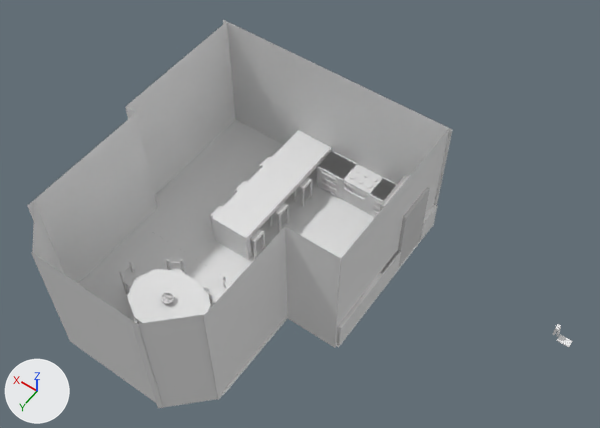
One commit to the FBX model Global Game Jam 2019/Assets/Models/cocina.FBX: the scene before it, then after it.
The view is the same before and after, from a 50 mm lens placed at (7.26, 9.1, 12.96), pointed at (12.32, 2.01, 1.82). Lighting does not change. The marker at lower left points along +X, +Y and +Z. Where no turn or scale is listed for an object, it has been applied to the vertices.
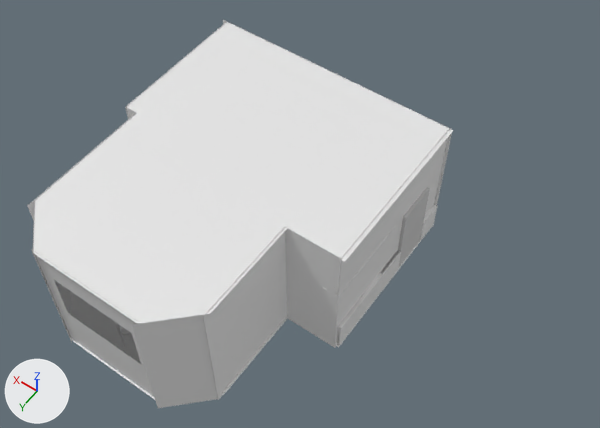
Where the newer file only moved an object's origin or applied its transform, the numbers keep the older frame.

Where the change shows, as pixel boxes (x1, y1, x2, y2) in the pictures (600 x 428 px):
'Plane021', added: after (33, 22, 453, 324)
'Plane005', deleted: before (31, 252, 163, 408)
'Plane015', turned: (335, 128, 450, 347) in both
'Box136', added: after (31, 249, 154, 397)
'Box067', moved, rescaled (not visible afterwards): before (558, 335, 572, 346)
'Box069', moved, rescaled: before (553, 324, 559, 335); after (329, 283, 335, 294)
'Box070', moved, rescaled (not visible afterwards): before (556, 325, 561, 337)
'Box068', moved, rescaled (not visible afterwards): before (554, 325, 560, 335)
part 1 of me_mesh_065, cut back: before (191, 65, 227, 152)
'Plane010', unchanged, covered by the edit: before (78, 119, 420, 396); after (71, 192, 420, 400)
'Plane020', unchanged, covered by the edit: before (223, 20, 453, 227); after (223, 20, 452, 227)
'Plane018', unchanged, covered by the edit: before (27, 113, 157, 283); after (27, 113, 136, 231)
'Box060', unchanged, covered by the edit: before (212, 130, 332, 260)

Diff of the bpy script that builds the scene:
```diff
--- a/Global Game Jam 2019/Assets/Models/cocina.FBX.py
+++ b/Global Game Jam 2019/Assets/Models/cocina.FBX.py
@@ me_mesh_065 @@
-me_mesh_065.from_pydata(...)  # 1681 vertices, 1600 faces; spans x 0.0, y -1.42..1.42, z -1.37..1.37
+me_mesh_065.from_pydata(...)  # 1425 vertices, 2632 faces; spans x 0.0, y -1.42..1.42, z -1.37..1.37
+# me_mesh_065 part 1: 324 vertices removed from x 0.0, y -1.06..-0.28, z -1.37..0.41; 68 vertices added at x 0.0, y -1.12..-0.24, z -1.37..0.46
@@ me_mesh_126_1 @@
+me_mesh_126_1 = me_mesh_132.copy(); me_mesh_126_1.name = 'Mesh.126'  # the mesh of ob_box118
@@ me_mesh_127_1 @@
+me_mesh_127_1 = me_mesh_143.copy(); me_mesh_127_1.name = 'Mesh.127'  # the mesh of ob_box129
@@ me_mesh_137_1 @@
+me_mesh_137_1 = me_mesh_143.copy(); me_mesh_137_1.name = 'Mesh.137'  # the mesh of ob_box129
@@ me_mesh_124_1 @@
+me_mesh_124_1 = me_mesh_143.copy(); me_mesh_124_1.name = 'Mesh.124'  # the mesh of ob_box129
@@ ob_box069 @@
 ob_box069 = bpy.data.objects.new('Box069', me_mesh_055)
-ob_box069.location = (7.905, 0.462, 0.191)
+ob_box069.location = (1.069, 0.0, 0.000271)
 ob_box069.rotation_euler = (0.0, 1.571, 0.0)  # degrees (0, 90, 0)
-ob_box069.scale = (0.0234, 0.0178, 0.0316)
+ob_box069.scale = (0.92, 0.701, 1.24)
@@ ob_box096 @@
-ob_box096 = bpy.data.objects.new('Box096', me_mesh_091)
+ob_box096 = bpy.data.objects.new('Box096', me_mesh_085)
 ob_box096.parent = ob_cupboard003
@@ ob_box118 @@
-ob_box118 = bpy.data.objects.new('Box118', me_mesh_132)
+ob_box118 = bpy.data.objects.new('Box118', me_mesh_126_1)
 ob_box118.parent = ob_chair006
@@ ob_box093 @@
-ob_box093 = bpy.data.objects.new('Box093', me_mesh_088)
+ob_box093 = bpy.data.objects.new('Box093', me_mesh_082)
 ob_box093.parent = ob_cupboard003
@@ ob_plane005 @@
-ob_plane005 = bpy.data.objects.new('Plane005', me_mesh_062)
@@ ob_box070 @@
 ob_box070 = bpy.data.objects.new('Box070', me_mesh_056)
-ob_box070.location = (7.847, 0.462, 0.193)
+ob_box070.parent = ob_books
+ob_box070.location = (-1.198, 0.0, 0.0657)
 ob_box070.rotation_euler = (0.0, 1.745, 0.0)  # degrees (0, 100, 0)
-ob_box070.scale = (0.0234, 0.0178, 0.0272)
+ob_box070.scale = (0.92, 0.701, 1.07)
@@ ob_box129 @@
-ob_box129 = bpy.data.objects.new('Box129', me_mesh_143)
+ob_box129 = bpy.data.objects.new('Box129', me_mesh_137_1)
 ob_box129.parent = ob_chair009
@@ ob_box067 @@
 ob_box067 = bpy.data.objects.new('Box067', me_mesh_053)
-ob_box067.location = (7.698, 0.462, 0.0106)
-ob_box067.scale = (0.0234, 0.0234, 0.0234)
+ob_box067.location = (0.0, 0.0, -0.119)
+ob_box067.scale = (0.92, 0.92, 0.92)
@@ ob_box116 @@
-ob_box116 = bpy.data.objects.new('Box116', me_mesh_130)
+ob_box116 = bpy.data.objects.new('Box116', me_mesh_124_1)
 ob_box116.parent = ob_chair006
@@ ob_box092 @@
-ob_box092 = bpy.data.objects.new('Box092', me_mesh_087)
+ob_box092 = bpy.data.objects.new('Box092', me_mesh_081)
 ob_box092.parent = ob_cupboard003
@@ ob_box119 @@
-ob_box119 = bpy.data.objects.new('Box119', me_mesh_133)
+ob_box119 = bpy.data.objects.new('Box119', me_mesh_127_1)
 ob_box119.parent = ob_chair006
@@ ob_box135 @@
-ob_box135 = bpy.data.objects.new('Box135', me_mesh_149)
+ob_box135 = bpy.data.objects.new('Box135', me_mesh_143)
 ob_box135.parent = ob_chair010
@@ ob_box131 @@
-ob_box131 = bpy.data.objects.new('Box131', me_mesh_145)
+ob_box131 = bpy.data.objects.new('Box131', me_mesh_139)
 ob_box131.parent = ob_chair009
@@ ob_box068 @@
 ob_box068 = bpy.data.objects.new('Box068', me_mesh_054)
-ob_box068.location = (7.885, 0.462, 0.191)
+ob_box068.parent = ob_books
+ob_box068.location = (0.282, 0.0, 0.000271)
 ob_box068.rotation_euler = (0.0, 1.571, 0.0)  # degrees (0, 90, 0)
-ob_box068.scale = (0.0234, 0.0178, 0.0272)
+ob_box068.scale = (0.92, 0.701, 1.07)
@@ ob_plane015 @@
 ob_plane015.location = (-94.53, -34.89, 24.45)
-ob_plane015.rotation_euler = (-1.571, 0.0, 1.571)  # degrees (-90, 0, 90)
+ob_plane015.rotation_euler = (-1.571, 0.0, -1.571)  # degrees (-90, 0, -90)
 ob_plane015.scale = (20.9, 1.5, 1.0)
@@ ob_box124 @@
-ob_box124 = bpy.data.objects.new('Box124', me_mesh_138)
+ob_box124 = bpy.data.objects.new('Box124', me_mesh_132)
 ob_box124.parent = ob_chair008
@@ ob_box066 @@
 ob_box066 = bpy.data.objects.new('Box066', me_mesh_052)
-ob_box066.location = (7.698, 0.462, 0.0)
-ob_box066.scale = (0.0254, 0.0254, 0.0254)
+ob_box066.parent = ob_idk
+ob_box066.location = (0.0, 0.0, -0.534)
@@ ob_box127 @@
-ob_box127 = bpy.data.objects.new('Box127', me_mesh_141)
+ob_box127 = bpy.data.objects.new('Box127', me_mesh_135)
 ob_box127.parent = ob_chair008
@@ ob_idk @@
+ob_idk = bpy.data.objects.new('idk', None)
+ob_idk.location = (11.11, 1.493, 1.623)
+ob_idk.rotation_euler = (0.0, 0.0, 1.571)  # degrees (0, 0, 90)
+ob_idk.scale = (0.0308, 0.0308, 0.0308)
@@ ob_books @@
+ob_books = bpy.data.objects.new('books', None)
+ob_books.location = (11.07, 2.829, 1.715)
+ob_books.rotation_euler = (0.0, 0.0, 1.571)  # degrees (0, 0, 90)
+ob_books.scale = (0.0286, 0.0286, 0.0286)
@@ ob_plane021 @@
+ob_plane021 = bpy.data.objects.new('Plane021', me_mesh_060.copy())  # the mesh of ob_plane010
+ob_plane021.location = (13.74, 4.3, 2.64)
@@ ob_box136 @@
+ob_box136 = bpy.data.objects.new('Box136', me_mesh_144_1)  # 1353 vertices, 2454 faces; spans x -1.08..1.12, y -0.02, z -1.17..1.58
+ob_box136.location = (13.75, 5.49, 1.08)
```
